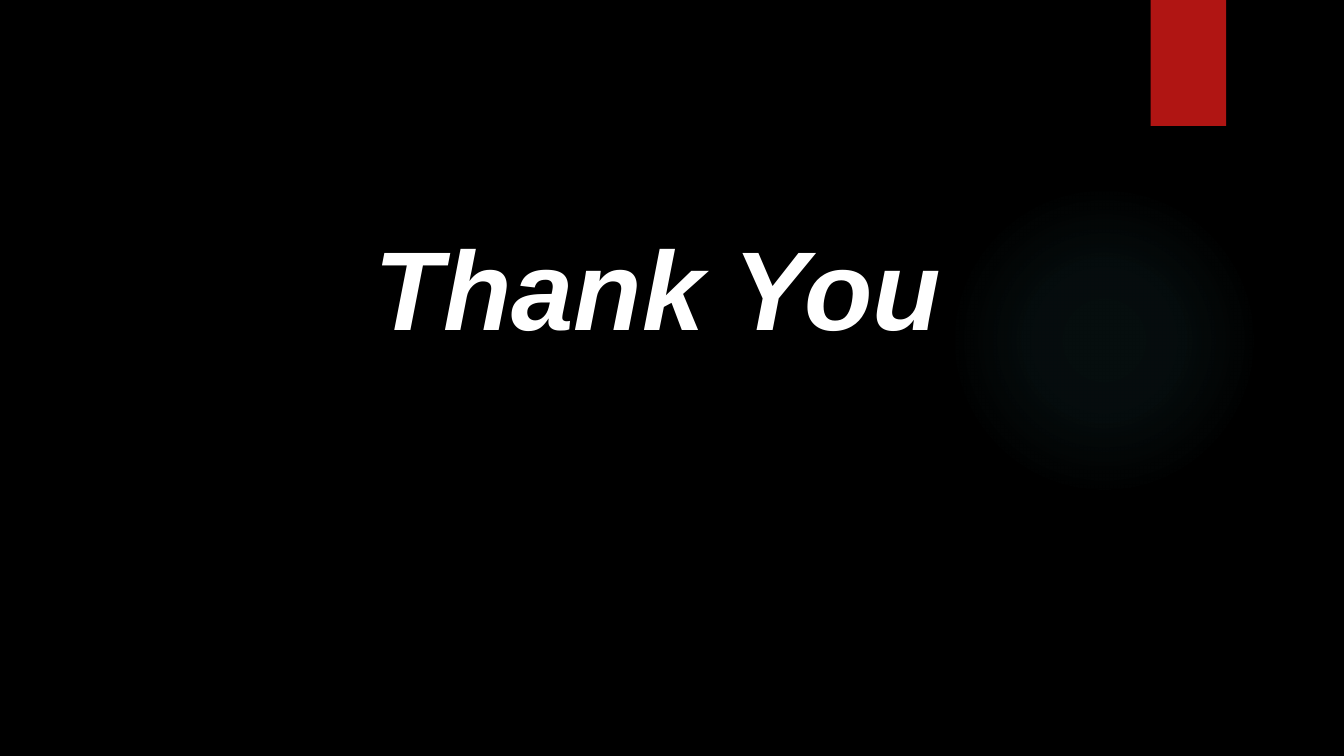
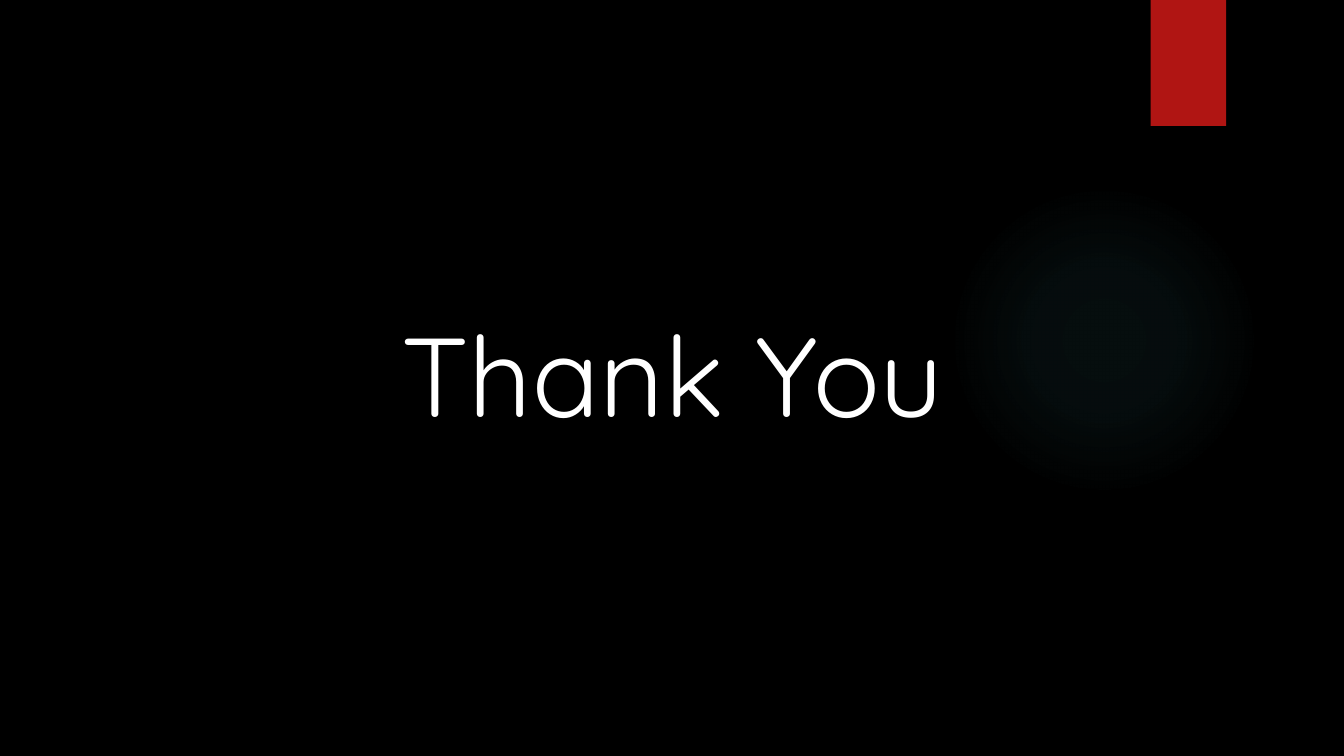
Before and after one commit to Mbugz1000/Nigeria-Loans-Groupwork, a slide deck: slide 16 of Nigeria dataset.pptm (slide 15 before the commit). Drawn at 1344x756 pixels with LibreOffice and Linux fonts; fonts in the diff are those of the drawing; background and template pictures are left out. Boxes give left, top, right and bottom in pixels: in the first picture for what was removed or moved away, otherwise in the second. Text is boxed around its words. In the diff, an @@ line names an element or a change of style, - is before the commit and + after.

Commit message:
Small Changes to PPT

```diff
--- a/Nigeria dataset.pptm
+++ b/Nigeria dataset.pptm
@@ text "Thank You": place and size @@
-text "Thank You" at [375, 249, 940, 331]
+text "Thank You" at [401, 334, 943, 418]
@@ text "Thank You" at [401, 334, 943, 418]: font Arial to Quicksand, bold off, italic off @@
```
Also in this commit, not shown: 1 slide added.
